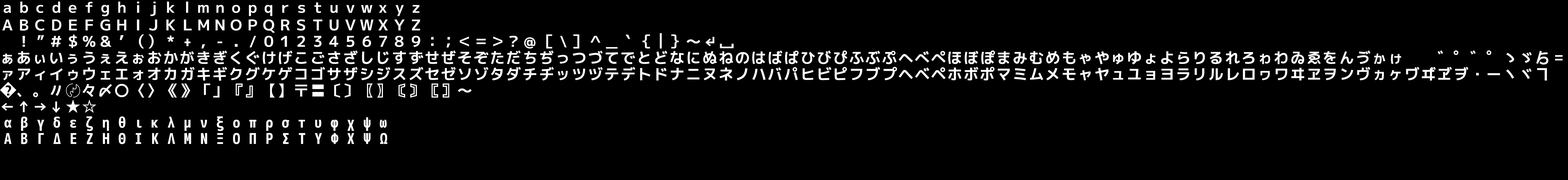
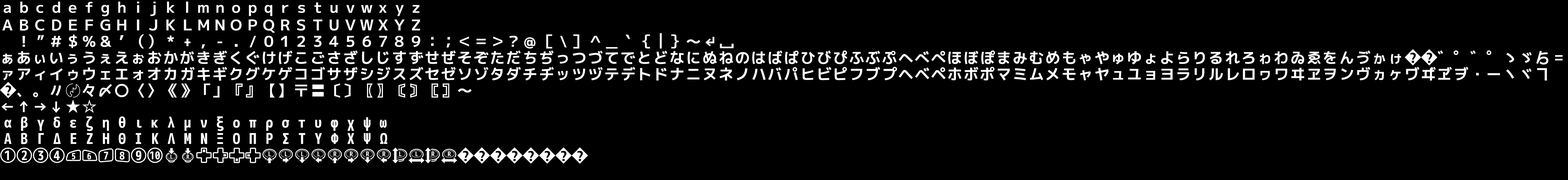
Layered file, before and after one edit (1568px x 180px). Changes by layer:
moved (unnamed layer) into group "Unicode", painted on it over [1404, 49, 1438, 66]
added group "GamePad" with 48 layers in group "Unicode" over [0, 147, 588, 164]
added layer "1234 9" in group "GamePad" over [4, 150, 142, 161]
added layer "1" in group "GamePad" over [0, 147, 16, 163]
added layer "2" in group "GamePad" over [16, 147, 33, 163]
added layer "3" in group "GamePad" over [32, 147, 49, 163]
added layer "4" in group "GamePad" over [49, 147, 65, 163]
added layer "9" in group "GamePad" over [130, 147, 147, 163]
added layer "10" (2nd of 2, in "Unicode" › "GamePad") in group "GamePad" over [147, 147, 163, 163]
added layer "13 ↑" in group "GamePad" over [196, 147, 212, 163]
added layer "14 →" in group "GamePad" over [212, 147, 229, 163]
added layer "15 ↓" in group "GamePad" over [228, 147, 245, 163]
added layer "16 ←" in group "GamePad" over [245, 147, 261, 163]
added layer "L L L L" in group "GamePad" over [268, 151, 320, 156]
added layer "R R R R" in group "GamePad" over [333, 151, 386, 156]
added group "L ↑→↓←" with 4 layers in group "GamePad" over [266, 156, 322, 163]
added group "R ↑→↓←" with 4 layers in group "GamePad" over [331, 156, 387, 163]
added layer "L Stick ↑→↓←" in group "GamePad" over [262, 148, 326, 162]
added layer "R Stick ↑→↓←" in group "GamePad" over [327, 148, 391, 162]
added group "L ↑↓←→" with 2 layers in group "GamePad" over [392, 147, 425, 164]
added group "R ↑↓←→" with 2 layers in group "GamePad" over [424, 147, 458, 164]
added layer "L Stick ↑↓←→" in group "GamePad" over [393, 148, 424, 162]
added layer "R Stick ↑↓←→" in group "GamePad" over [425, 148, 457, 162]
added layer "未収録文字" (1st of 2, in "Unicode" › "GamePad") in group "GamePad" over [457, 147, 588, 164]
…and 24 more changes (24 added)
